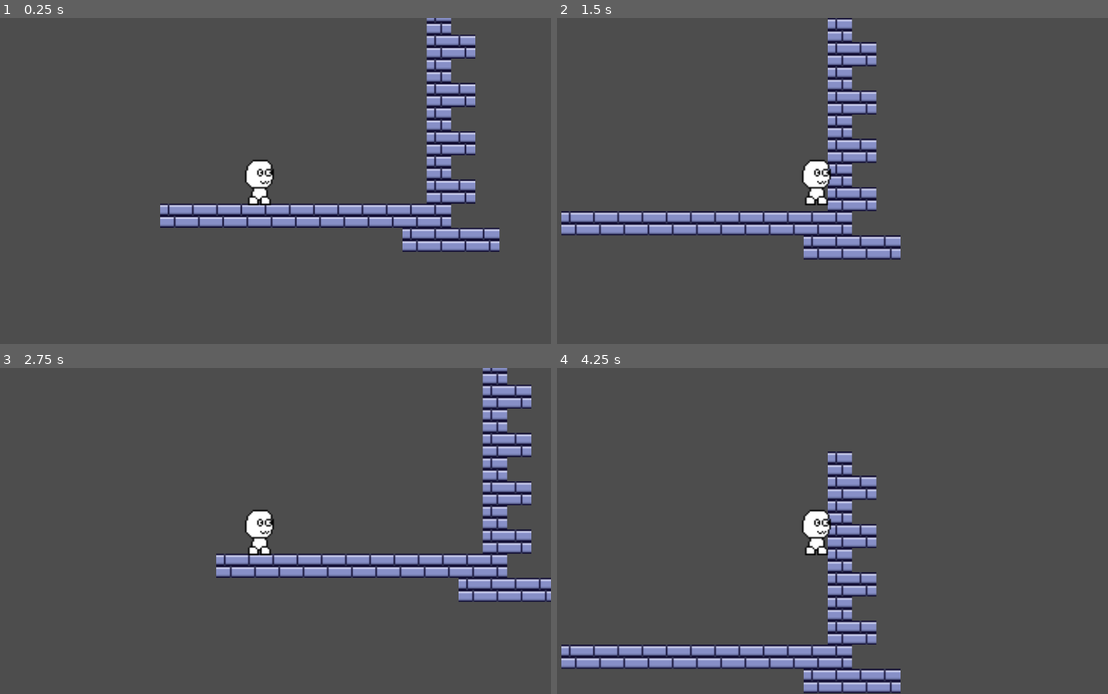
Above: before the commit, frames 1-4 (two rows, left to right).
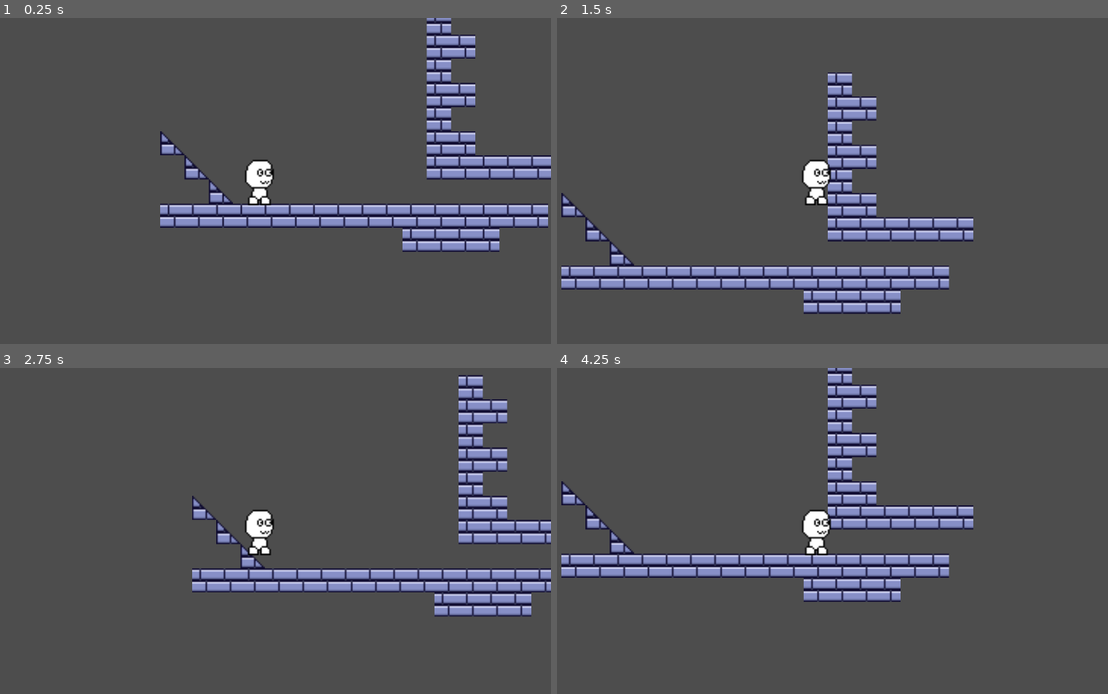
Above: after the commit, the same moments.

Repository: AND0MASTER/gamejam
Game: Godot game, scene res://Scenes/game.tscn
Two runs of this game, one before a commit and one after it. Both use one fixed random seed, a clock stepped at 60 frames per second and the inputs below. This scene is started directly instead of the project's main scene.
Inputs:
- Up to frame 1 (0.25 s): no input
- Up to frame 2 (1.5 s): tap Enter at 0.5 s; hold D (move_right) from 0.53 s (still down); tap W (jump) at 0.77 s
- Up to frame 3 (2.75 s): tap W (jump) at 1.52 s; release D (move_right) at 2.03 s; hold A (move_left) from 2.03 s (still down)
- Up to frame 4 (4.25 s): release A (move_left) at 2.78 s; hold D (move_right) from 2.78 s (still down); tap W (jump) at 3.02, 3.77 s

The runs differ from the first frame. In frame 1, 3.8% of the frame differs, in the area x 29-100%, y 34-65%; in frame 2, 17%; in frame 3, 14%; in frame 4, 18%, in the area x 0-76%, y 0-100%.

Commit message:
changed jump height

Diff:
--- a/Scenes/game.tscn
+++ b/Scenes/game.tscn
@@ -20,7 +20,7 @@
 3:2/0 = 0
 3:2/0/physics_layer_0/polygon_0/points = PackedVector2Array(-8, -8, 8, -8, 8, 8, -8, 8)
 4:2/0 = 0
-4:2/0/physics_layer_0/polygon_0/points = PackedVector2Array(-8, -8, 0.179859, -0.179857, 8, 8, -8, 8)
+4:2/0/physics_layer_0/polygon_0/points = PackedVector2Array(-8, -8, -0.539576, -0.359716, 8, 8, -8, 8)
 0:3/0 = 0
 0:3/0/physics_layer_0/polygon_0/points = PackedVector2Array(-8, -8, 8, -8, 8, 8, -8, 8)
 1:3/0 = 0
@@ -32,7 +32,7 @@
 4:3/0 = 0
 4:3/0/physics_layer_0/polygon_0/points = PackedVector2Array(-8, -8, 8, -8, 8, 8, -8, 8)
 5:3/0 = 0
-5:3/0/physics_layer_0/polygon_0/points = PackedVector2Array(-8, -8, 0.179859, -0.179857, 8, 8, -8, 8)
+5:3/0/physics_layer_0/polygon_0/points = PackedVector2Array(-8, -8, -0.539576, -0.359716, 8, 8, -8, 8)
 0:4/0 = 0
 0:4/0/physics_layer_0/polygon_0/points = PackedVector2Array(-8, -8, 8, -8, 8, 8, -8, 8)
 1:4/0 = 0
@@ -111,7 +111,7 @@
 [node name="TileMap" type="TileMap" parent="."]
 tile_set = SubResource("TileSet_3dryh")
 format = 2
-layer_0/tile_data = PackedInt32Array(-4, 0, 1, -3, 0, 1, -2, …(91 unchanged characters)… 31, 0, 1, -65530, 0, 1, -65529, 0, 1, -131065, 0, 1, -196601, 0, 1, -262137, 0, 1, -327673, 0, 1, -393209, 0, 1, -131064, 0, 1, -262136, 0, 1, -393208, 0, 1, -458745, 0, 1, -524280, 0, 1, -524281, 0, 1, -589817, 0, 1, 6, 0, 1, 7, 0, 1, 8, 0, 1, 9, 0, 1)
+layer_0/tile_data = PackedInt32Array(-4, 0, 1, -3, 0, 1, -2, …(91 unchanged characters)… 31, 0, 1, -65530, 0, 1, -65529, 0, 1, -196601, 0, 1, -262137, 0, 1, -327673, 0, 1, -393209, 0, 1, -262136, 0, 1, -393208, 0, 1, -458745, 0, 1, -524280, 0, 1, -524281, 0, 1, -589817, 0, 1, 6, 0, 1, 7, 0, 1, 8, 0, 1, 9, 0, 1, -65528, 0, 3, -65527, 0, 3, -65526, 0, 3, -65525, 0, 3, -65538, 262144, 2, -131075, 262144, 2, -196612, 262144, 2, -196600, 131072, 3, -196599, 131072, 3, -196598, 131072, 3, -196597, 131072, 3, -196596, 131072, 3)
 
 [node name="Player" parent="." instance=ExtResource("1_ebmjs")]
 position = Vector2(2, -39)
--- a/Script/player.gd
+++ b/Script/player.gd
@@ -2,7 +2,7 @@
 
 
 const SPEED = 200.0
-const JUMP_VELOCITY = -350
+const JUMP_VELOCITY = -400
 var SIZE = 1
 @onready var animated_sprite_2d: AnimatedSprite2D = $AnimatedSprite2D
 
